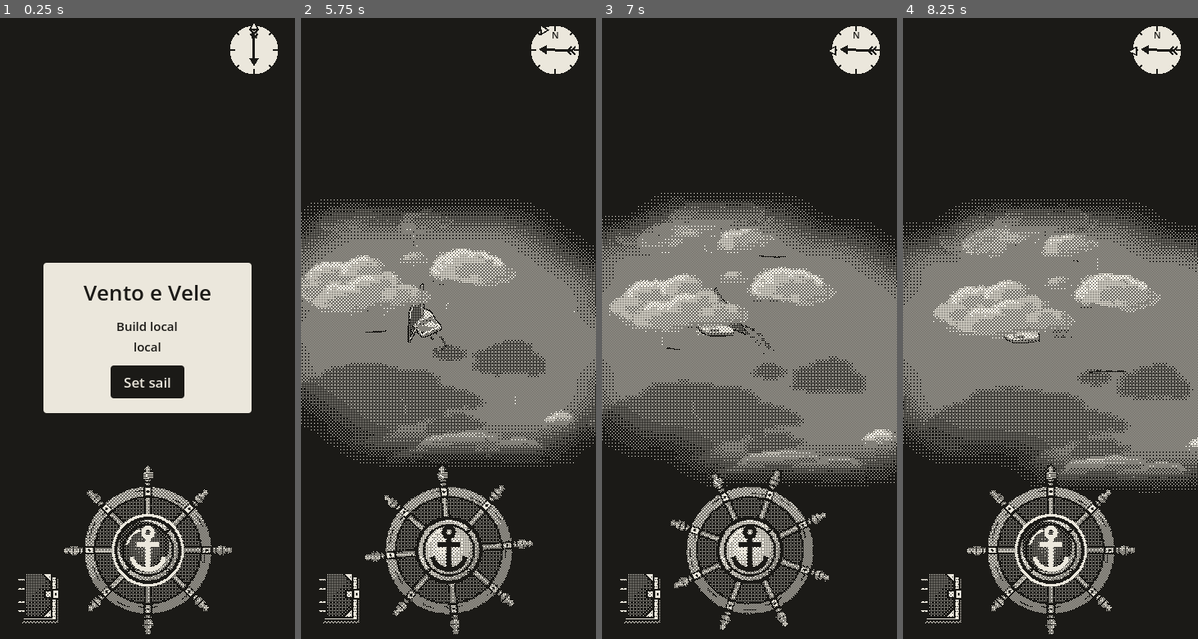
Above: before the commit, frames 1-4 (left to right).
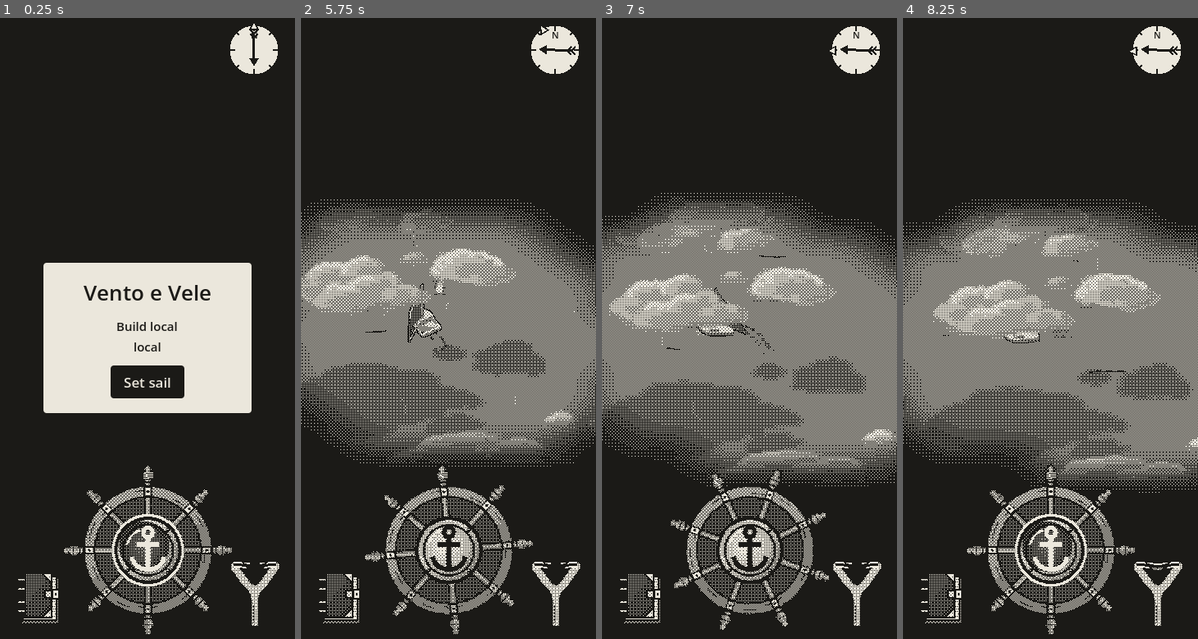
Above: after the commit, the same moments.

Repository: EnricoLabarile/Sail
Game: Godot game, scene res://Assets/Scenes/Overworld.tscn
Two runs of this game, one before a commit and one after it. Both use one fixed random seed, a clock stepped at 60 frames per second and the inputs below.
Inputs (mouse positions are in pixels of both pictures, inside the frame that each line leads up to):
- Up to frame 1 (0.25 s): no input
- Up to frame 2 (5.75 s): click "Set sail" at 0.5 s; tap Enter (ui_accept) at 1.25, 1.52, 4.52 s; move the mouse to (513, 303) at 1.27 s; hold Right (ui_right) 1.28-2 s; click (513, 303) at 1.42 s; drag from (389, 371) to (433, 471) at 2.02 s; move the mouse to (478, 191) at 2.77 s; hold Right (ui_right) 2.78-3.5 s; drag from (433, 471) to (360, 241) at 3.52 s; move the mouse to (537, 434) at 4.27 s; hold Left (ui_left) 4.28-5 s; drag from (360, 241) to (404, 173) at 5.02 s
- Up to frame 3 (7 s): move the mouse to (764, 334) at 5.77 s; hold Left (ui_left) 5.78-6.5 s; click (764, 334) at 5.92 s; drag from (705, 173) to (690, 371) at 6.52 s
- Up to frame 4 (8.25 s): move the mouse to (1115, 303) at 7.27 s; hold Right (ui_right) 7.28-8 s; tap Enter (ui_accept) at 7.52 s; drag from (991, 371) to (1035, 471) at 8.02 s

The runs differ from the first frame. In frame 1, 0.3% of the frame differs, in the area x 78-95%, y 87-98%; in frame 2, 0.4%, in the area x 45-95%, y 42-98%; in frame 3, 0.3%; in frame 4, 0.4%.

Commit message:
Slingshot: pull the pouch to shoot a stone ahead of the bow in an arc, with its shadow, aim ring and splash flipbook (stand-in sheet); its sounds from the prototype
Co-Authored-By: Claude Opus 5.5 <noreply@anthropic.com>
Claude-Session: https://claude.ai/code/session_0154zeqDuhZHz7ZXLE21BuMs

Diff:
--- /dev/null
+++ b/Assets/Boat/stone/stone.gd
@@ -0,0 +1,91 @@
+extends Node3D
+## ONE SLINGSHOT STONE (made by the slingshot, Assets/UI/slingshot/slingshot.gd): it flies in an arc from the
+## bow to where it lands, with its shadow on the water below it; landing in the water it plays its splash once
+## and is gone; landing on land it's simply gone (as in the prototype).
+## (In Unreal: a small projectile actor that moves itself along a curve, then plays a flipbook and destroys itself.)
+##
+## Its picture is a sheet of frames (stone.png, frames_x × frames_y): frame 0 is the stone in flight, the rest
+## (1 to the last) the splash.
+
+@export var frames_x := 4            # frames across the sheet (as the picture you draw)
+@export var frames_y := 4            # frames down
+@export var splash_fps := 12.0       # frames a second of the splash
+@export var shadow_opacity := 0.35   # how dark its shadow is (the clouds' shadows are 0.35)
+
+@onready var picture: MeshInstance3D = $Picture   # the stone (and later the splash), facing the camera
+@onready var shadow: MeshInstance3D = $Shadow     # the spot of ink on the water
+
+var from := Vector3.ZERO       # where it was shot from
+var to := Vector3.ZERO         # where it lands (on the water)
+var flight_time := 0.7         # seconds in the air
+var arc_height := 2.9          # metres the arc rises above the straight line
+var time := 0.0                # seconds since it was shot
+var splash_time := -1.0        # seconds since it hit the water (-1 = still flying)
+var shadow_slide := Vector2.ZERO   # how far the shadow slides on the water for every metre of height (as the clouds')
+
+
+## The slingshot calls this right after adding the stone to the world.
+func launch(start: Vector3, end: Vector3, seconds: float, height: float) -> void:
+	from = start
+	to = end
+	flight_time = seconds
+	arc_height = height
+	# Each stone has its own copy of the materials (so each shows its own frame).
+	picture.material_override = picture.material_override.duplicate()
+	shadow.material_override = shadow.material_override.duplicate()
+	set_frame(0)
+	shadow.material_override.set_shader_parameter("opacity", shadow_opacity)
+	# The shadow falls the way the clouds' shadows do (clouds.gd): a cloud `height` up casts its shadow
+	# `shadow_offset` away, so for every metre the stone is up its shadow slides shadow_offset / height.
+	var clouds := get_tree().get_first_node_in_group("clouds")
+	if clouds != null:
+		shadow_slide = Vector2(clouds.shadow_offset.x, clouds.shadow_offset.z) / clouds.height
+	place(0.0)
+
+
+func _process(dt: float) -> void:
+	# 1. Flying: along the line, up and down in an arc.
+	if splash_time < 0.0:
+		time += dt
+		var t := minf(time / flight_time, 1.0)
+		place(t)
+		if t >= 1.0:
+			land()
+		return
+	# 2. Splashing: frame 1, 2, … then gone.
+	splash_time += dt
+	var frame := 1 + int(splash_time * splash_fps)
+	if frame >= frames_x * frames_y:
+		queue_free()
+		return
+	set_frame(frame)
+
+
+## Puts the stone where it is at this moment of its flight (t: 0 = just shot, 1 = landing), and its shadow under it.
+func place(t: float) -> void:
+	var ground := from.lerp(to, t)   # the point on the straight line from the bow to the landing spot
+	# The height: from the bow's height down to the water, plus the arc (4 t (1 - t) is 0 at both ends, 1 in the middle).
+	var height := from.y * (1.0 - t) + arc_height * 4.0 * t * (1.0 - t)
+	picture.global_position = Vector3(ground.x, height, ground.z)
+	# The shadow: on the water under it, slid a little away from the sun the higher it is.
+	var slide := shadow_slide * height
+	shadow.global_position = Vector3(ground.x + slide.x, 0.02, ground.z + slide.y)
+
+
+## Landed: in the water a splash (its sound and its frames); on land it's simply gone.
+func land() -> void:
+	if Land.is_land(to):
+		queue_free()
+		return
+	splash_time = 0.0
+	shadow.visible = false
+	picture.global_position = Vector3(to.x, 0.0, to.z)   # the splash rises from the water
+	set_frame(1)
+	Sfx.stone_splash()
+
+
+func set_frame(frame: int) -> void:
+	var material: ShaderMaterial = picture.material_override
+	material.set_shader_parameter("frame", frame)
+	material.set_shader_parameter("frames_x", frames_x)
+	material.set_shader_parameter("frames_y", frames_y)
--- /dev/null
+++ b/Assets/Boat/stone/stone.gdshader
@@ -0,0 +1,26 @@
+// THE SLINGSHOT'S STONE: a picture that always faces the camera (a billboard), showing one frame of a sheet of
+// frames (frames_x across, frames_y down; stone.png, Enrico's to redraw). stone.gd picks the frame: 0 while it
+// flies, then 1, 2, … to the last once it lands in the water (the splash), and then it's gone.
+// The picture's bottom middle is the stone's point (the QuadMesh is raised by half its height in stone.tscn),
+// so the splash rises from the water. The dither turns it into dots.
+// (In Unreal: an unlit translucent sprite material with a Flipbook node, frame chosen from Blueprint.)
+shader_type spatial;
+render_mode unshaded, cull_disabled, depth_draw_never;   // no light; both faces; it hides nothing behind it
+
+uniform sampler2D sheet : source_color, filter_linear, repeat_disable;   // the sheet of frames
+uniform int frames_x = 4;   // frames across the sheet…
+uniform int frames_y = 4;   // …and down
+uniform int frame = 0;      // the frame to show (set by stone.gd)
+
+void vertex() {
+	// Face the camera: keep the stone's place, but take the camera's own right, up and forward as the picture's.
+	MODELVIEW_MATRIX = VIEW_MATRIX * mat4(INV_VIEW_MATRIX[0], INV_VIEW_MATRIX[1], INV_VIEW_MATRIX[2], MODEL_MATRIX[3]);
+}
+
+void fragment() {
+	// Where this frame sits in the sheet (its column and row), and the point of the picture inside it.
+	vec2 cell = vec2(float(frame % frames_x), float(frame / frames_x));
+	vec4 picture = texture(sheet, (cell + UV) / vec2(float(frames_x), float(frames_y)));
+	ALBEDO = picture.rgb;
+	ALPHA = picture.a;
+}
--- /dev/null
+++ b/Assets/Boat/stone/stone.tscn
@@ -0,0 +1,39 @@
+[gd_scene format=3]
+
+[ext_resource type="Script" path="res://Assets/Boat/stone/stone.gd" id="1_script"]
+[ext_resource type="Shader" path="res://Assets/Boat/stone/stone.gdshader" id="2_shader"]
+[ext_resource type="Texture2D" path="res://Assets/Boat/stone/stone.png" id="3_sheet"]
+[ext_resource type="Shader" path="res://Assets/Boat/stone/stone_shadow.gdshader" id="4_shadow"]
+
+[sub_resource type="ShaderMaterial" id="Mat_stone"]
+render_priority = 2
+shader = ExtResource("2_shader")
+shader_parameter/sheet = ExtResource("3_sheet")
+shader_parameter/frames_x = 4
+shader_parameter/frames_y = 4
+shader_parameter/frame = 0
+
+[sub_resource type="QuadMesh" id="Mesh_stone"]
+size = Vector2(4, 4)
+center_offset = Vector3(0, 2, 0)
+
+[sub_resource type="ShaderMaterial" id="Mat_shadow"]
+render_priority = 1
+shader = ExtResource("4_shadow")
+shader_parameter/opacity = 0.35
+
+[sub_resource type="PlaneMesh" id="Mesh_shadow"]
+size = Vector2(0.9, 0.9)
+
+[node name="Stone" type="Node3D"]
+script = ExtResource("1_script")
+
+[node name="Picture" type="MeshInstance3D" parent="."]
+cast_shadow = 0
+mesh = SubResource("Mesh_stone")
+material_override = SubResource("Mat_stone")
+
+[node name="Shadow" type="MeshInstance3D" parent="."]
+cast_shadow = 0
+mesh = SubResource("Mesh_shadow")
+material_override = SubResource("Mat_shadow")
--- /dev/null
+++ b/Assets/Boat/stone/stone_shadow.gdshader
@@ -0,0 +1,16 @@
+// THE STONE'S SHADOW: a round spot of ink lying flat on the water under the stone (stone.gd moves it), as dark
+// as the clouds' shadows; the dither turns it into dots. (In Unreal: a tiny decal-like plane with a round mask.)
+shader_type spatial;
+render_mode unshaded, cull_disabled, depth_draw_never;
+
+uniform float opacity = 0.35;   // how dark (the clouds' shadows are 0.35)
+
+void fragment() {
+	// A disc: ink inside the circle that touches the square's edges, nothing outside it.
+	float from_middle = length(UV - vec2(0.5)) * 2.0;   // 0 in the middle, 1 at the edge of the circle
+	if (from_middle > 1.0) {
+		discard;
+	}
+	ALBEDO = vec3(0.0);
+	ALPHA = opacity;
+}
--- a/Assets/Landscape/clouds/clouds.gd
+++ b/Assets/Landscape/clouds/clouds.gd
@@ -38,6 +38,7 @@
 
 
 func _ready() -> void:
+	add_to_group("clouds")   # so others can find it (the slingshot's stones read shadow_offset and height)
 	set_sun_direction()
 	if cloud_textures.is_empty():
 		return                       # no pictures given: no clouds
--- a/Assets/Post_Process/game_view.gd
+++ b/Assets/Post_Process/game_view.gd
@@ -14,7 +14,7 @@
 ## Taps and drags on the picture are passed on to the SubViewport, scaled to its pixels (push_input).
 
 const DESIGN_WIDTH := 360.0   # the game's width in the project settings: the picture is about this many pixels wide
-const DITHERED := ["Sea", "Coast", "Clouds", "WindLines", "Gulls", "Boat", "Dither", "Helm"]   # nodes of Overworld moved into the view
+const DITHERED := ["Sea", "Coast", "Clouds", "WindLines", "Gulls", "Boat", "Dither", "Helm", "Slingshot"]   # nodes of Overworld moved into the view
 
 var view: SubViewport         # where the dithered part of the game is drawn
 var screen: TextureRect       # the view's picture, stretched over the screen
--- a/Assets/SFX/sfx.gd
+++ b/Assets/SFX/sfx.gd
@@ -5,6 +5,8 @@
 ##   anchor_up.ogg    the anchor weighed: the chain rattling in
 ##   wheel_rub.ogg    the ship's wheel: a soft wooden rub while it turns (a short loop)
 ##   wheel_thunk.ogg  the ship's wheel: a muted thud when it reaches full lock
+##   sling_shot.ogg   the slingshot fired: a soft thud
+##   stone_splash.ogg a stone landing in the water: a splash and a thud
 ## (The sea, the wind and the water along the hull were removed by Enrico; bake.html can still make them.)
 ## The players are nodes in sfx.tscn: open it to change a sound's loudness (Volume dB in the Inspector).
 ## Nothing plays while the game is paused (the start screen).
@@ -14,6 +16,8 @@
 @onready var anchor_up: AudioStreamPlayer = $AnchorUp
 @onready var wheel_rub: AudioStreamPlayer = $WheelRub
 @onready var wheel_thunk: AudioStreamPlayer = $WheelThunk
+@onready var sling_shot_player: AudioStreamPlayer = $SlingShot
+@onready var stone_splash_player: AudioStreamPlayer = $StoneSplash
 
 var rub_db := 0.0       # the rub's loudness as set in sfx.tscn (read at start): the code turns it down from there
 var thunk_db := 0.0     # the same for the thud
@@ -56,6 +60,16 @@
 	wheel_thunk.play()
 
 
+## The slingshot fired (slingshot.gd).
+func sling_shot() -> void:
+	sling_shot_player.play()
+
+
+## A stone landing in the water (stone.gd).
+func stone_splash() -> void:
+	stone_splash_player.play()
+
+
 ## A loudness share (0..1) in decibels, as volume_db wants: 1 = 0 dB (as set), 0.5 = -6 dB, 0 = -80 dB (silent).
 ## (linear_to_db(0) would be minus infinity, so it never goes below 0.0001.)
 func loudness_db(share: float) -> float:
--- a/Assets/SFX/sfx.tscn
+++ b/Assets/SFX/sfx.tscn
@@ -5,6 +5,8 @@
 [ext_resource type="AudioStream" path="res://Assets/SFX/anchor_up.ogg" id="6_up"]
 [ext_resource type="AudioStream" path="res://Assets/SFX/wheel_rub.ogg" id="7_rub"]
 [ext_resource type="AudioStream" path="res://Assets/SFX/wheel_thunk.ogg" id="8_thunk"]
+[ext_resource type="AudioStream" path="res://Assets/SFX/sling_shot.ogg" id="9_shot"]
+[ext_resource type="AudioStream" path="res://Assets/SFX/stone_splash.ogg" id="10_splash"]
 
 [node name="Sfx" type="Node"]
 script = ExtResource("1_sfx")
@@ -20,3 +22,9 @@
 
 [node name="WheelThunk" type="AudioStreamPlayer" parent="."]
 stream = ExtResource("8_thunk")
+
+[node name="SlingShot" type="AudioStreamPlayer" parent="."]
+stream = ExtResource("9_shot")
+
+[node name="StoneSplash" type="AudioStreamPlayer" parent="."]
+stream = ExtResource("10_splash")
--- a/Assets/Scenes/Overworld.tscn
+++ b/Assets/Scenes/Overworld.tscn
@@ -11,6 +11,7 @@
 [ext_resource type="Script" path="res://Assets/Post_Process/game_view.gd" id="21_game_view"]
 [ext_resource type="PackedScene" path="res://Assets/Landscape/wind_lines/wind_lines.tscn" id="22_wind_lines"]
 [ext_resource type="PackedScene" path="res://Assets/Landscape/gulls/gulls.tscn" id="23_gulls"]
+[ext_resource type="PackedScene" path="res://Assets/UI/slingshot/slingshot.tscn" id="24_sling"]
 
 [node name="Node3D" type="Node3D" unique_id=1254907948]
 
@@ -37,6 +38,8 @@
 
 [node name="Logbook" parent="." unique_id=1838272232 instance=ExtResource("6_logbook")]
 
+[node name="Slingshot" parent="." instance=ExtResource("24_sling")]
+
 [node name="StartScreen" parent="." unique_id=2112618694 instance=ExtResource("7_start")]
 
 [node name="GameView" type="Node" parent="."]
--- /dev/null
+++ b/Assets/UI/slingshot/aim_ring.gdshader
@@ -0,0 +1,28 @@
+// THE SLINGSHOT'S AIM: while the pouch is pulled, a dashed ring lies on the water where the stone will land,
+// with a faint spot of ink inside it, firmer the nearer the pull is to the shot (as in the prototype: paper
+// under ink, so it reads over any sea). slingshot.gd moves it and sets `strength`.
+shader_type spatial;
+render_mode unshaded, cull_disabled, depth_draw_never;
+
+uniform float strength = 0.0;    // 0 = just started pulling, 1 = about to shoot
+uniform float dashes = 12.0;     // how many dashes round the ring
+
+void fragment() {
+	vec2 p = (UV - vec2(0.5)) * 2.0;        // -1..1 across the square: the ring's edge is at 1
+	float r = length(p);
+	if (r > 1.0) {
+		discard;
+	}
+	// Which part of the ring: dashes and gaps, by the angle round the middle.
+	float dash = step(0.5, fract(atan(p.y, p.x) / 6.2832 * dashes));
+	if (r > 0.8 && dash > 0.5) {
+		ALBEDO = vec3(0.0);                               // an ink dash
+		ALPHA = 0.5 + 0.5 * strength;
+	} else if (r > 0.72) {
+		ALBEDO = vec3(1.0);                               // paper round and between the dashes
+		ALPHA = (0.5 + 0.5 * strength) * 0.7;
+	} else {
+		ALBEDO = vec3(0.0);                               // the faint spot inside
+		ALPHA = 0.12 + 0.18 * strength;
+	}
+}
--- /dev/null
+++ b/Assets/UI/slingshot/slingshot.gd
@@ -0,0 +1,198 @@
+extends Control
+## THE SLINGSHOT (bottom right, mirroring the logbook), as in the prototype: drag its pouch down to stretch the
+## bands; once the pull reaches fire_pull it shoots by itself, a stone flying off ahead of the bow in an arc
+## (Assets/Boat/stone/). Let go before and the pouch springs back, nothing shot. After a shot the pouch is empty
+## for reload_time. While pulling, a dashed ring on the water shows where the stone will land.
+## The Enter key shoots too. No limit to the stones for now (Enrico).
+##
+## It is drawn with code, in greys, under the dither (its CanvasLayer is 95, like the wheel's), so it's 1-bit.
+## The drawing is the prototype's, made in its units (a 64 x 80 box) and scaled to this Control's size.
+## (In Unreal: a UMG widget that spawns a projectile actor.)
+
+@export var sling_distance := 6.0   # metres ahead of the bow the stone lands (the prototype's 60 px)
+@export var flight_time := 0.7      # seconds the stone flies
+@export var arc_height := 2.9       # metres its arc rises (the prototype's 29 px)
+@export var muzzle_height := 1.0    # metres above the water it leaves the bow
+@export var fire_pull := 0.7        # pull the pouch this far (0..1) and it shoots by itself
+@export var reload_time := 0.9      # seconds before the next stone is in the pouch
+
+const STONE_SCENE := preload("res://Assets/Boat/stone/stone.tscn")
+const DRAW_W := 64.0               # the prototype's drawing box
+const DRAW_H := 80.0
+const PULL_TRAVEL := 48.0          # how far down the pouch goes at a full pull (in the drawing's units)
+const AIM_SIZE := 2.0              # metres across the aim ring
+const PAPER := Color(1, 1, 1)
+const INK := Color(0, 0, 0)
+
+var pull := 0.0                    # 0..1, how far the pouch is pulled down
+var drag_index := -1               # the finger on the pouch (-1 = none)
+var drag_start_y := 0.0            # where that finger came down
+var reload := 0.0                  # seconds until the pouch has a stone again
+var enter_was_down := false        # the Enter key a frame ago (so one press is one shot)
+var boat_velocity := Vector3.ZERO  # how the boat is moving (metres a second), measured each frame
+var last_boat_pos := Vector3.ZERO
+var aim_ring: MeshInstance3D       # the dashed ring on the water (made the first time it's needed)
+
+
+func _boat() -> Node3D:
+	return get_tree().get_first_node_in_group("player_boat") as Node3D
+
+
+## How many screen pixels one of the drawing's units is.
+func _k() -> float:
+	return minf(size.x / DRAW_W, size.y / DRAW_H)
+
+
+# ---- touching it ----
+
+func _gui_input(e: InputEvent) -> void:
+	if e is InputEventScreenTouch:
+		if e.pressed:
+			if drag_index == -1 and reload <= 0.0:
+				drag_index = e.index
+				drag_start_y = e.position.y
+				accept_event()
+		elif e.index == drag_index:
+			drag_index = -1          # let go before the shot: the pouch springs back (in _process)
+	elif e is InputEventScreenDrag and e.index == drag_index:
+		pull = clampf((e.position.y - drag_start_y) / (PULL_TRAVEL * _k()), 0.0, 1.0)
+		queue_redraw()
+		if pull >= fire_pull:        # pulled far enough: it shoots by itself
+			drag_index = -1
+			pull = 0.0
+			shoot()
+		accept_event()
+
+
+func _process(dt: float) -> void:
+	var boat := _boat()
+	if boat == null:
+		return
+	# 1. How the boat is moving (the stone is carried on by her way, so it doesn't seem to veer behind her).
+	if dt > 0.0:
+		boat_velocity = (boat.global_position - last_boat_pos) / dt
+	last_boat_pos = boat.global_position
+
+	# 2. The reload: the pouch is empty for a moment after a shot.
+	if reload > 0.0:
+		reload = maxf(0.0, reload - dt)
+		if reload == 0.0:
+			queue_redraw()           # the stone is back in the pouch
+
+	# 3. Let go: the pouch springs back up.
+	if drag_index == -1 and pull > 0.0:
+		pull = maxf(0.0, pull - dt * 6.0)
+		queue_redraw()
+
+	# 4. The Enter key shoots at once.
+	var enter_down := Input.is_key_pressed(KEY_ENTER)
+	if enter_down and not enter_was_down and reload <= 0.0:
+		shoot()
+	enter_was_down = enter_down
+
+	# 5. The aim ring on the water, while pulling.
+	update_aim(boat)
+
+
+## Where the stone will land: sling_distance ahead of the bow, plus how far the boat moves while it flies.
+func landing_point(boat: Node3D) -> Vector3:
+	var forward := -boat.global_transform.basis.z
+	forward.y = 0.0
+	var spot: Vector3 = boat.bow_point() + forward.normalized() * sling_distance + boat_velocity * flight_time
+	spot.y = 0.0
+	return spot
+
+
+## Fire: a stone into the world, from the bow to the landing point.
+func shoot() -> void:
+	var boat := _boat()
+	if boat == null or reload > 0.0:
+		return
+	var start: Vector3 = boat.bow_point()
+	start.y = muzzle_height
+	var stone := STONE_SCENE.instantiate()
+	boat.get_parent().add_child(stone)   # in the world, next to the boat (not inside her: it mustn't move with her)
+	stone.launch(start, landing_point(boat), flight_time, arc_height)
+	reload = reload_time
+	Sfx.sling_shot()
+	queue_redraw()
+
+
+## The dashed ring where the stone will land: shown while the pouch is pulled, firmer as the pull nears the shot.
+func update_aim(boat: Node3D) -> void:
+	var showing := drag_index != -1 and pull > 0.05
+	if aim_ring == null:
+		if not showing:
+			return
+		aim_ring = make_aim_ring()
+		boat.get_parent().add_child(aim_ring)
+	aim_ring.visible = showing
+	if showing:
+		var spot := landing_point(boat)
+		aim_ring.global_position = Vector3(spot.x, 0.03, spot.z)
+		var material: ShaderMaterial = aim_ring.material_override
+		material.set_shader_parameter("strength", minf(1.0, pull / fire_pull))
+
+
+func make_aim_ring() -> MeshInstance3D:
+	var mesh := PlaneMesh.new()
+	mesh.size = Vector2(AIM_SIZE, AIM_SIZE)
+	var material := ShaderMaterial.new()
+	material.shader = preload("res://Assets/UI/slingshot/aim_ring.gdshader")
+	material.render_priority = 1   # after the sea, before the stones, the clouds and the fog
+	var ring := MeshInstance3D.new()
+	ring.mesh = mesh
+	ring.material_override = material
+	ring.cast_shadow = GeometryInstance3D.SHADOW_CASTING_SETTING_OFF
+	return ring
+
+
+# ---- drawing it (the prototype's SVG, in greys) ----
+
+func _draw() -> void:
+	var k := _k()
+	var drop := pull * PULL_TRAVEL   # how far down the pouch is, in the drawing's units
+	# 1. The wooden fork: a light grey shape outlined in ink.
+	var fork := path_points([
+		[28, 77], [28, 52], ["q", 28, 44, 20, 38], [8, 21], ["q", 6, 14, 12, 13], ["q", 17, 13, 18, 19], [28, 33],
+		["q", 32, 38, 36, 33], [46, 19], ["q", 47, 13, 52, 13], ["q", 58, 14, 56, 21], [44, 38], ["q", 36, 44, 36, 52],
+		[36, 77]], k)
+	draw_colored_polygon(fork, Color(0.8, 0.8, 0.8))
+	draw_polyline(close(fork), INK, 2.2 * k, true)
+	draw_line(Vector2(31, 73) * k, Vector2(31, 55) * k, Color(0, 0, 0, 0.5), 0.8 * k)   # the grain
+	draw_line(Vector2(33, 70) * k, Vector2(33, 60) * k, Color(0, 0, 0, 0.5), 0.8 * k)
+	# 2. The bands, from the prongs' tips to the pouch: ink over a paper edge, so they read over the wood.
+	var pouch_middle := Vector2(32, 18 + drop)
+	for tip in [Vector2(11, 16), Vector2(53, 16)]:
+		draw_line(tip * k, pouch_middle * k, PAPER, 5.5 * k)
+		draw_line(tip * k, pouch_middle * k, INK, 2.4 * k)
+	# 3. The pouch (a mid grey: the dither makes it dotted) and the stone in it (not while reloading).
+	var pouch := path_points([[21, 15 + drop], ["q", 32, 31 + drop, 43, 15 + drop], ["q", 32, 23 + drop, 21, 15 + drop]], k)
+	draw_colored_polygon(pouch, Color(0.6, 0.6, 0.6))
+	draw_polyline(close(pouch), INK, 2.0 * k, true)
+	if reload <= 0.0:
+		draw_circle(Vector2(32, 19 + drop) * k, 6.0 * k, INK)
+
+
+## The points of a shape from a list of steps in the drawing's units: [x, y] is a straight line to that point,
+## ["q", cx, cy, x, y] a curve to (x, y) bent toward (cx, cy) (like the SVG's Q).
+func path_points(steps: Array, k: float) -> PackedVector2Array:
+	var points := PackedVector2Array()
+	for step in steps:
+		if step[0] is String:
+			var start := points[points.size() - 1] / k
+			var bend := Vector2(step[1], step[2])
+			var end := Vector2(step[3], step[4])
+			for i in range(1, 9):
+				var t := i / 8.0
+				points.append(start.lerp(bend, t).lerp(bend.lerp(end, t), t) * k)
+		else:
+			points.append(Vector2(step[0], step[1]) * k)
+	return points
+
+
+## The same points with the first one again at the end, to draw the outline all the way round.
+func close(points: PackedVector2Array) -> PackedVector2Array:
+	var closed := points.duplicate()
+	closed.append(points[0])
+	return closed
--- /dev/null
+++ b/Assets/UI/slingshot/slingshot.tscn
@@ -0,0 +1,20 @@
+[gd_scene format=3]
+
+[ext_resource type="Script" path="res://Assets/UI/slingshot/slingshot.gd" id="1_sling"]
+
+[node name="Slingshot" type="CanvasLayer"]
+layer = 95
+
+[node name="Sling" type="Control" parent="."]
+anchors_preset = 3
+anchor_left = 1.0
+anchor_top = 1.0
+anchor_right = 1.0
+anchor_bottom = 1.0
+offset_left = -89.0
+offset_top = -144.0
+offset_right = -9.0
+offset_bottom = -44.0
+grow_horizontal = 0
+grow_vertical = 0
+script = ExtResource("1_sling")
Not shown, added: Assets/Boat/stone/stone.gd.uid
Not shown, added: Assets/Boat/stone/stone.gdshader.uid
Binary file added: Assets/Boat/stone/stone.png
Not shown, added: Assets/Boat/stone/stone.png.import
Not shown, added: Assets/Boat/stone/stone_shadow.gdshader.uid
Not shown, added: Assets/SFX/sling_shot.ogg.import
Not shown, added: Assets/SFX/stone_splash.ogg.import
Not shown, added: Assets/UI/slingshot/aim_ring.gdshader.uid
Not shown, added: Assets/UI/slingshot/slingshot.gd.uid
Not shown, added: Assets/SFX/sling_shot.ogg
Not shown, added: Assets/SFX/stone_splash.ogg
Not shown, changed: CLAUDE.md
